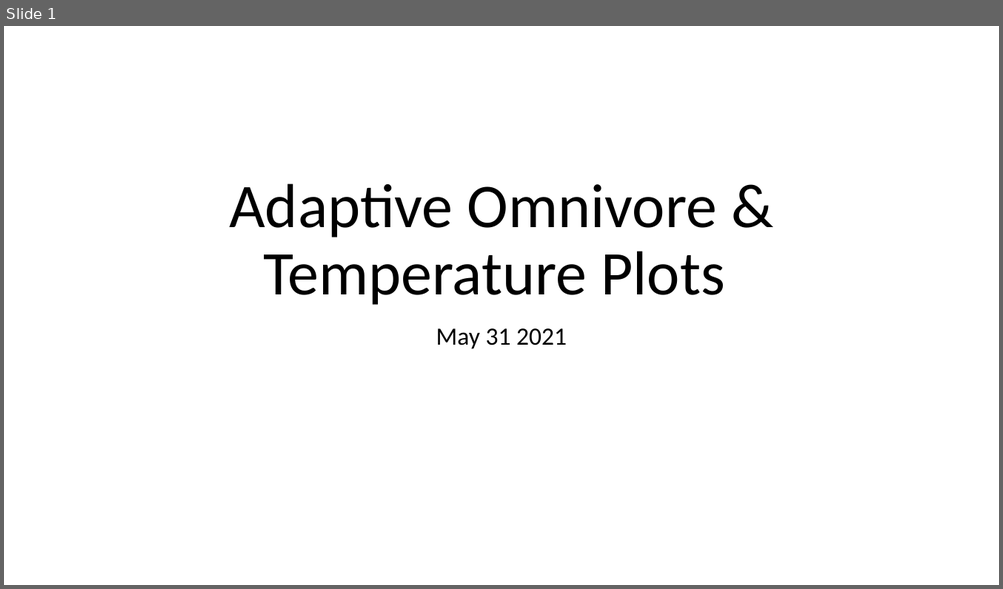
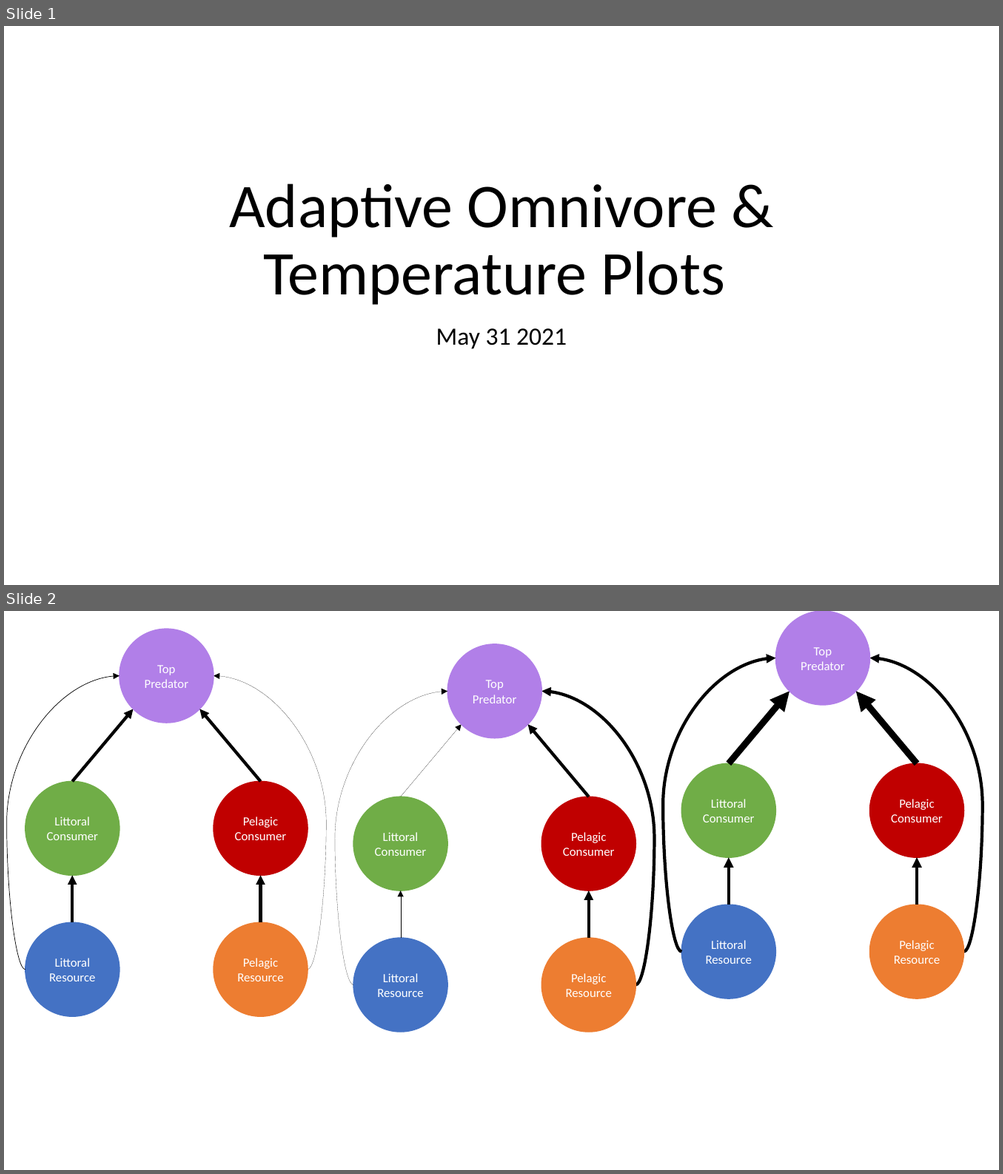
Before and after one commit to charlotteamw/AdaptiveGeneralist, a slide deck: InitialTemperaturePlots.pptx. Shown one above the other, each under a label of ours: slide 1 before the commit, slides 1 and 2 after it. The pictures are 1003x589 and 1003x1174 pixels, drawn with LibreOffice and Linux fonts; fonts in the diff are those of the drawing. Boxes give left, top, right and bottom in pixels: in the first picture for what was removed or moved away, otherwise in the second. Text is boxed around its words. In the diff, an @@ line names an element or a change of style, - is before the commit and + after.

```diff
--- a/InitialTemperaturePlots.pptx
+++ b/InitialTemperaturePlots.pptx
@@ slide 2 added at (4, 611, 999, 1170), background #FFFFFF @@
@@ ellipse added at (119, 629, 213, 723), fill #B17FE8, outline #B17FE8 1 pt, 12 pt, text #FFFFFF @@
+Top Predator
@@ ellipse added at (776, 611, 870, 705), fill #B17FE8, outline #B17FE8 1 pt, 12 pt, text #FFFFFF @@
+Top Predator
@@ ellipse added at (447, 644, 541, 738), fill #B17FE8, outline #B17FE8 1 pt, 12 pt, text #FFFFFF @@
+Top Predator
@@ curved arrow added from (25, 970) to (119, 676), #000000 0.5 pt @@
@@ curved arrow added from (307, 970) to (213, 676), #000000 0 pt @@
@@ curved arrow added from (681, 952) to (776, 658), #000000 3 pt @@
@@ curved arrow added from (964, 952) to (870, 658), #000000 3 pt @@
@@ curved arrow added from (353, 985) to (447, 692), #000000 0 pt @@
@@ curved arrow added from (636, 985) to (541, 692), #000000 3 pt @@
@@ arrow added from (728, 764) to (790, 692), #000000 6.25 pt @@
@@ arrow added from (916, 764) to (856, 692), #000000 6.25 pt @@
@@ arrow added from (73, 782) to (133, 709), #000000 3 pt @@
@@ arrow added from (261, 782) to (199, 709), #000000 3 pt @@
@@ arrow added from (400, 797) to (461, 724), #000000 0 pt @@
@@ arrow added from (589, 797) to (528, 724), #000000 3 pt @@
@@ ellipse added at (681, 764, 776, 858), fill #70AD47, outline #70AD47 1 pt, 12 pt, text #FFFFFF @@
+Littoral
+Consumer
@@ ellipse added at (870, 764, 964, 858), fill #C00000, outline #C00000 1 pt, 12 pt, text #FFFFFF @@
+Pelagic
+Consumer
@@ ellipse added at (25, 782, 119, 876), fill #70AD47, outline #70AD47 1 pt, 12 pt, text #FFFFFF @@
+Littoral
+Consumer
@@ ellipse added at (213, 782, 307, 876), fill #C00000, outline #C00000 1 pt, 12 pt, text #FFFFFF @@
+Pelagic
+Consumer
@@ ellipse added at (353, 797, 447, 891), fill #70AD47, outline #70AD47 1 pt, 12 pt, text #FFFFFF @@
+Littoral
+Consumer
@@ ellipse added at (541, 797, 635, 891), fill #C00000, outline #C00000 1 pt, 12 pt, text #FFFFFF @@
+Pelagic
+Consumer
@@ arrow added from (73, 923) to (73, 876), #000000 3 pt @@
@@ arrow added from (261, 923) to (261, 876), #000000 3 pt @@
@@ arrow added from (728, 905) to (728, 858), #000000 3.25 pt @@
@@ arrow added from (916, 905) to (916, 858), #000000 3.25 pt @@
@@ arrow added from (400, 939) to (400, 891), #000000 0 pt @@
@@ arrow added from (589, 939) to (589, 891), #000000 3 pt @@
@@ ellipse added at (681, 905, 776, 999), fill #4472C4, outline #4472C4 1 pt, 12 pt, text #FFFFFF @@
+Littoral Resource
@@ ellipse added at (870, 905, 964, 999), fill #ED7D31, outline #ED7D31 1 pt, 12 pt, text #FFFFFF @@
+Pelagic Resource
@@ ellipse added at (25, 923, 119, 1017), fill #4472C4, outline #4472C4 1 pt, 12 pt, text #FFFFFF @@
+Littoral Resource
@@ ellipse added at (213, 923, 307, 1017), fill #ED7D31, outline #ED7D31 1 pt, 12 pt, text #FFFFFF @@
+Pelagic Resource
@@ ellipse added at (353, 939, 447, 1033), fill #4472C4, outline #4472C4 1 pt, 12 pt, text #FFFFFF @@
+Littoral Resource
@@ ellipse added at (541, 939, 635, 1033), fill #ED7D31, outline #ED7D31 1 pt, 12 pt, text #FFFFFF @@
+Pelagic Resource
```
Also in this commit, not shown: 1 other slide added, 56 other files.
